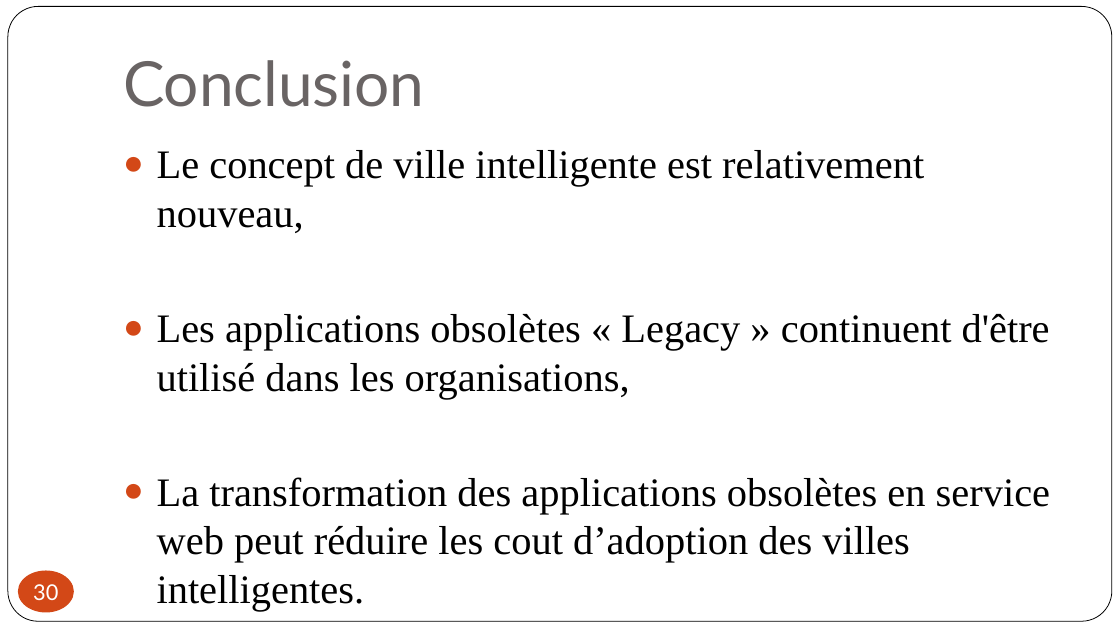
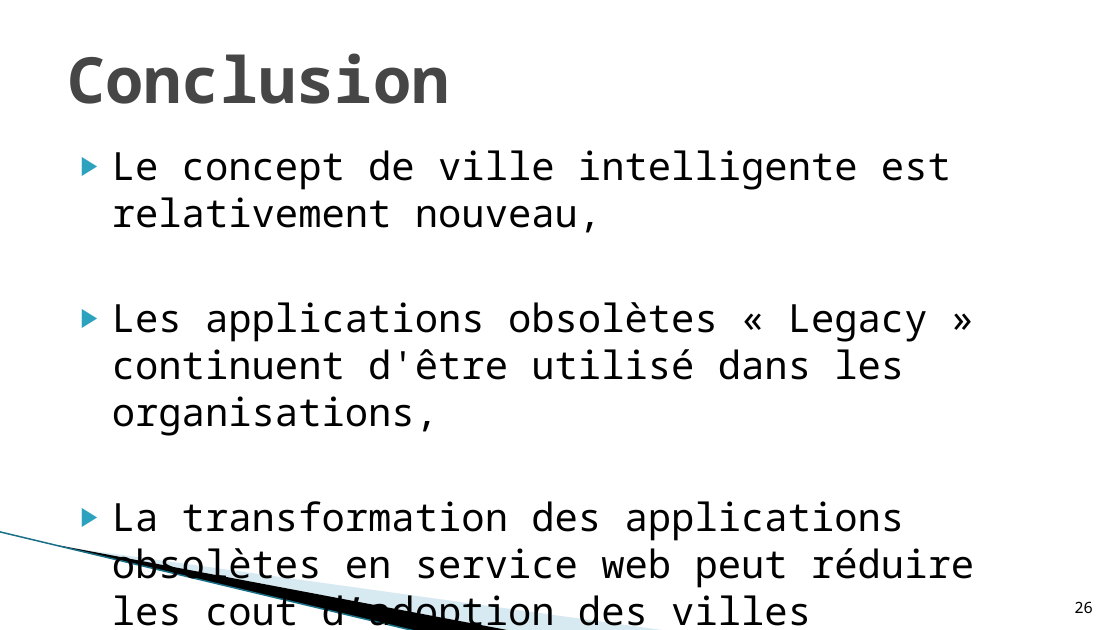
Before and after one commit to soufianeBenRahim/memoire-master, a slide deck: slide 26 of presentation-final.pptx (slide 30 before the commit). Drawn at 1120x630 pixels with LibreOffice and Linux fonts; fonts in the diff are those of the drawing; background and template pictures are left out. Boxes give left, top, right and bottom in pixels: in the first picture for what was removed or moved away, otherwise in the second. Text is boxed around its words. In the diff, an @@ line names an element or a change of style, - is before the commit and + after.

```diff
--- a/presentation-final.pptx
+++ b/presentation-final.pptx
@@ rounded rectangle removed at bbox=[8, 7, 1112, 622] @@
@@ title "Conclusion": place and size @@
-title "Conclusion" at bbox=[123, 60, 425, 107]
+title "Conclusion" at bbox=[67, 53, 450, 104]
@@ title "Conclusion" at bbox=[67, 53, 450, 104]: size 40 to 41 pt, font Lato to Noto Sans Mono, text colour #696464 to #464646, bold on; vertical alignment bottom to middle @@
@@ text "Le concept de ville intelligente ...": place and size @@
-text "Le concept de ville intelligente ..." at bbox=[157, 150, 1050, 563]
+text "Le concept de ville intelligente ..." at bbox=[112, 150, 974, 630]
@@ text "Le concept de ville intelligente ..." at bbox=[112, 150, 974, 630]: size 26 to 25 pt, font Times New Roman to Noto Sans Mono; bullet ● to ▶; less space between paragraphs; bullet colour #D34817 to #2DA2BF @@
@@ freeform shape added at bbox=[87, 459, 553, 591], fill #A0CBDC at 40% opacity @@
@@ freeform shape added at bbox=[0, 531, 459, 608], fill #000000 @@
@@ line added from (0, 532) to (416, 630), #97C5D8 0.95 pt @@
@@ page number removed at bbox=[18, 570, 74, 613] @@
-30
@@ page number added at bbox=[1074, 601, 1093, 613], 10 pt, text #000000 @@
+26
```
Also in this commit, not shown: 2 other slides changed, 25 slides added, 29 slides removed, 1 other file.
